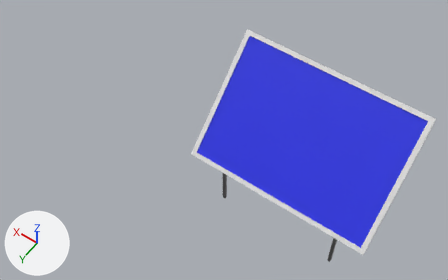
The Blender file Assets/Blender/buildings.blend, before and after one commit.
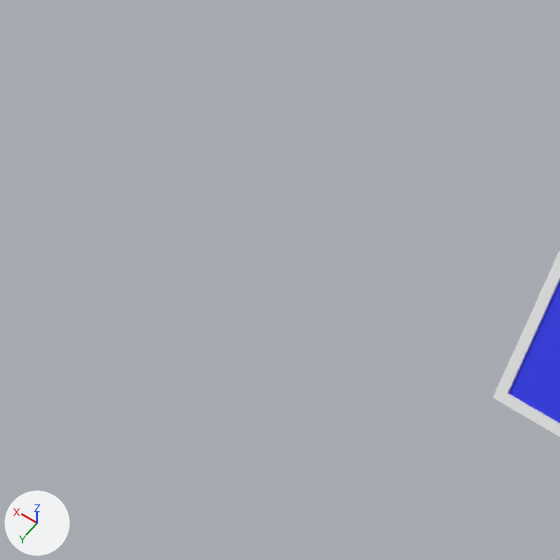
Each version is shown from a 50 mm lens placed at (-1.84, 4.24, 7.1), pointed at (1.65, -0.63, -0.56), then close up on the part from 0% to 48% of the width and 0% to 77% of the height. The axes (+X, +Y, +Z) are drawn at lower left. The lights are the same throughout.

The first close-up shows 'SolarCell'.
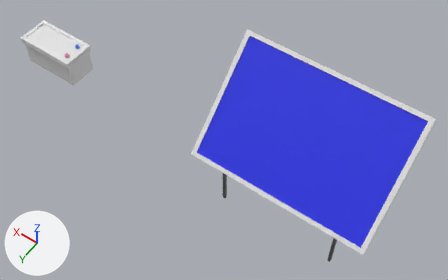
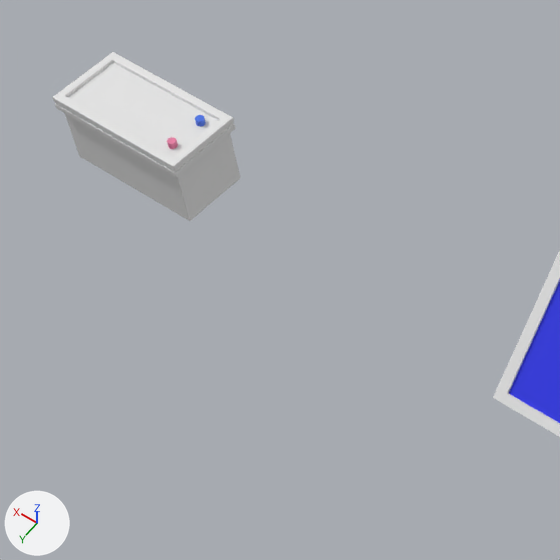
What differs and where, as boxes (x1, y1, x2, y2) in the close-ups (560 x 560 px):
```json
{"object": "BatteryCell", "change": "added", "after": [53, 52, 240, 221], "faces in mat_body (white #e7e7e7)": [53, 52, 240, 221]}
```

Scene script edits in JSON lines:
```json
{"op": "add", "block": "mat_knob1", "code": ["mat_knob1 = principled_material('Knob1')", "mat_knob1.base_color = (0.8, 0.199, 0.363)  # pink #e77ba2"]}
{"op": "add", "block": "mat_body", "code": ["mat_body = principled_material('Body')", "mat_body.base_color = (0.8, 0.8, 0.8)  # white #e7e7e7"]}
{"op": "add", "block": "mat_knob2", "code": ["mat_knob2 = principled_material('Knob2')", "mat_knob2.base_color = (0.0554, 0.158, 0.8)  # blue #436fe7"]}
{"op": "add", "block": "me_cube_002", "code": ["me_cube_002 = bpy.data.meshes.new('Cube.002')", "me_cube_002.from_pydata(...)  # 376 vertices, 360 faces; spans x -0.5..0.5, y -0.25..0.25, z -0.002..0.521", "# faces by material slot: [342, 9, 9]", "me_cube_002.materials.append(mat_body)  # white #e7e7e7", "me_cube_002.materials.append(mat_knob1)  # pink #e77ba2", "me_cube_002.materials.append(mat_knob2)  # blue #436fe7"]}
{"op": "add", "block": "ob_batterycell", "code": ["ob_batterycell = bpy.data.objects.new('BatteryCell', me_cube_002)", "ob_batterycell.location = (4.376, 0.0, 0.019)"]}
```
